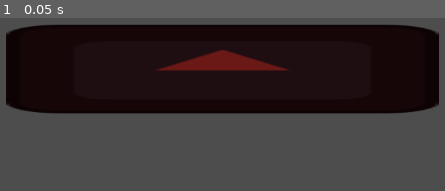
Above: before the commit, frame 1.
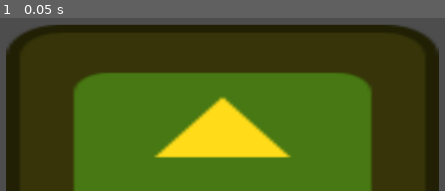
Above: after the commit, the same moment.

Repository: FranLA18/crimsontest
Game: Godot game, scene res://escenas/personaje.tscn
The game is run twice, just before and just after one commit, with the same random seed, the same clock (stepped at 60 frames per second) and the same inputs. The project has no main scene, so this scene is started directly. The engine's default icon, where the game draws it, is replaced by a stand-in: a white triangle on a blue panel in a dark square.
Inputs:
- Up to frame 1 (0.05 s): no input

The runs differ from the first frame. In frame 1, 93% of the frame differs, in the area x 1-99%, y 4-100%.

Commit message:
se agrego chimuelo

Diff:
--- a/escenas/personaje.tscn
+++ b/escenas/personaje.tscn
@@ -1,11 +1,16 @@
 [gd_scene format=3 uid="uid://d4ccsytfm8kei"]
 
 [ext_resource type="Texture2D" uid="uid://cx3qs5r1kxsf" path="res://icon.svg" id="1_v023a"]
+[ext_resource type="Texture2D" uid="uid://oxlq2ibprkho" path="res://sprites/705fa7f1d54b5957d3d89d1a1b076df1.jpg" id="2_5nfxw"]
 
 [node name="Node2D" type="Node2D" unique_id=258012674]
 
 [node name="Sprite2D" type="Sprite2D" parent="." unique_id=2007820494]
-self_modulate = Color(0.41960785, 0.09803922, 0.09019608, 1)
-position = Vector2(778, 472)
-scale = Vector2(4.875, 1)
+self_modulate = Color(1, 0.85882354, 0.09803922, 1)
+position = Vector2(778, 593.5)
+scale = Vector2(4.875, 2.8984375)
 texture = ExtResource("1_v023a")
+
+[node name="705Fa7f1d54b5957d3d89d1a1b076Df1" type="Sprite2D" parent="." unique_id=1753351587]
+position = Vector2(-394, 962)
+texture = ExtResource("2_5nfxw")
Binary file added: sprites/705fa7f1d54b5957d3d89d1a1b076df1.jpg
Not shown, added: sprites/705fa7f1d54b5957d3d89d1a1b076df1.jpg.import
